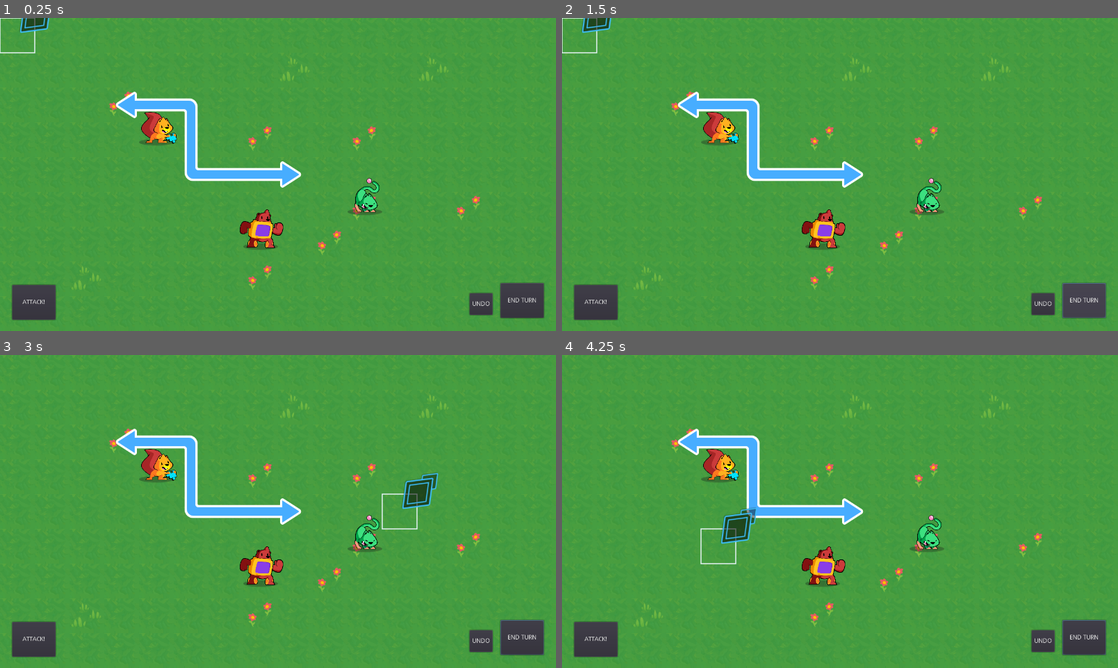
Above: before the commit, frames 1-4 (two rows, left to right).
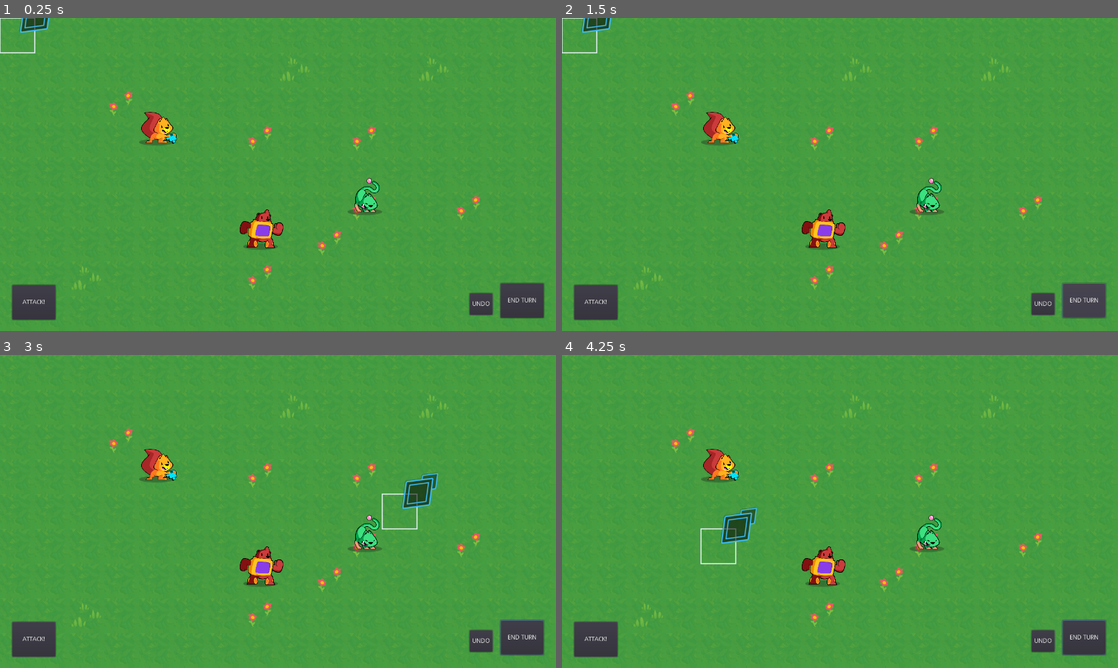
Above: after the commit, the same moments.

Repository: quaaludefood/lorelockers
Game: Godot game, scene res://Main.tscn
Two runs of this game, one before a commit and one after it. Both use one fixed random seed, a clock stepped at 60 frames per second and the inputs below.
Inputs (mouse positions are in pixels of both pictures, inside the frame that each line leads up to):
- Up to frame 1 (0.25 s): no input
- Up to frame 2 (1.5 s): click "ATTACK!" at 0.5 s; click "END TURN" at 1.25 s
- Up to frame 3 (3 s): click "UNDO" at 2 s; tap Enter (ui_accept) at 2.75 s; move the mouse to (400, 495) at 2.77 s; press the mouse at (400, 495) at 2.78 s; hold Right (ui_right) from 2.78 s (still down)
- Up to frame 4 (4.25 s): tap Enter (ui_accept) at 3.02, 3.5, 3.77 s; move the mouse to (728, 527) at 3.52 s; release Right (ui_right) at 3.53 s; release the mouse at (728, 527) at 3.53 s; hold Down (ui_down) from 3.53 s (still down); click (728, 527) at 3.6 s

The runs differ from the first frame. In frame 1, 2.1% of the frame differs, in the area x 20-55%, y 23-55%; in frame 2, 2.1%; in frame 3, 2.1%; in frame 4, 2.1%.
Error in both runs: Trying to assign value of type 'Node' to a variable of type 'Node2D'. (res://UserInterface/AttackButton.gd:4)

Commit message:
Attack overlay and cursor working!
Signed-off-by: plxpm5@gmail.com <philippa@thefusionworks.com>

Diff:
--- /dev/null
+++ b/GameBoard/Attack/Attack1Path.gd
@@ -0,0 +1,29 @@
+## Draws the unit's movement path using an autotile.
+class_name Attack1Path
+extends TileMap
+
+export var grid: Resource
+
+var _pathfinder: PathFinder
+var current_path := PoolVector2Array()
+
+
+## Creates a new PathFinder that uses the AStar algorithm to find a path between two cells among
+## the `walkable_cells`.
+func initialize(walkable_cells: Array) -> void:
+	_pathfinder = PathFinder.new(grid, walkable_cells)
+
+
+## Finds and draws the path between `cell_start` and `cell_end`
+func draw(cell_start: Vector2, cell_end: Vector2) -> void:
+	clear()
+	current_path = _pathfinder.calculate_point_path(cell_start, cell_end)
+	if len(current_path) > 0:
+		set_cellv(current_path[-1], 0)
+		update_bitmask_region()
+
+
+## Stops drawing, clearing the drawn path and the `_pathfinder`.
+func stop() -> void:
+	_pathfinder = null
+	clear()
--- /dev/null
+++ b/GameBoard/Attack/Attack1Path.tscn
@@ -0,0 +1,28 @@
+[gd_scene load_steps=5 format=2]
+
+[ext_resource path="res://GameBoard/Attack/Attack_1.png" type="Texture" id=1]
+[ext_resource path="res://GameBoard/Attack/Attack1Path.gd" type="Script" id=2]
+[ext_resource path="res://GameBoard/Grid.tres" type="Resource" id=3]
+
+[sub_resource type="TileSet" id=1]
+0/name = "Attack_1.png 0"
+0/texture = ExtResource( 1 )
+0/tex_offset = Vector2( 0, 0 )
+0/modulate = Color( 1, 1, 1, 1 )
+0/region = Rect2( 0, 0, 80, 80 )
+0/tile_mode = 0
+0/occluder_offset = Vector2( 0, 0 )
+0/navigation_offset = Vector2( 0, 0 )
+0/shape_offset = Vector2( 0, 0 )
+0/shape_transform = Transform2D( 1, 0, 0, 1, 0, 0 )
+0/shape_one_way = false
+0/shape_one_way_margin = 0.0
+0/shapes = [  ]
+0/z_index = 0
+
+[node name="Attack1Path" type="TileMap"]
+tile_set = SubResource( 1 )
+cell_size = Vector2( 80, 80 )
+format = 1
+script = ExtResource( 2 )
+grid = ExtResource( 3 )
--- a/GameBoard/GameBoard.gd
+++ b/GameBoard/GameBoard.gd
@@ -15,15 +15,20 @@
 var _last_moved_unit: Unit
 var _active_unit_starting_position :=  Vector2.ZERO
 var _walkable_cells := []
+var _attack_mode:= false
 
 onready var _unit_overlay: UnitOverlay = $UnitOverlay
+onready var _attack_overlay: AttackOverlay = $AttackOverlay
 onready var _unit_path: UnitPath = $UnitPath
+onready var _attack1_path: Attack1Path = $Attack1Path
 onready var _undobutton: Button = get_node("../../UserInterface/UndoButton")
+onready var _attackbutton: Button = get_node("../../UserInterface/AttackButton")
 
 
 func _ready() -> void:
 	_reinitialize()
 	_undobutton.connect("undo_pressed", self, "undo_move")
+	_attackbutton.connect("attack_pressed", self, "scope_attack")
 
 func undo_move()-> void:
 
@@ -32,6 +37,14 @@
 	_last_moved_unit.cell = grid.calculate_grid_coordinates(_active_unit_starting_position)
 	_last_moved_unit.set_can_move(true)
 	_units[_last_moved_unit.cell] = _last_moved_unit
+
+func scope_attack()-> void:
+	_attack_mode = true
+	var _max_range: int = 4
+	var _range := []
+	_range = _flood_fill(_last_moved_unit.cell, _max_range)
+	_attack_overlay.draw(_range)
+	_attack1_path.initialize(_range)
 
 func _unhandled_input(event: InputEvent) -> void:
 	if _active_unit and event.is_action_pressed("ui_cancel"):
@@ -54,7 +67,6 @@
 ## Returns an array of cells a given unit can walk using the flood fill algorithm.
 func get_walkable_cells(unit: Unit) -> Array:
 	var array := []
-	print(" get_walkable_cells - unit can move" , unit.can_move)
 	if unit.can_move:
 		array = _flood_fill(unit.cell, unit.move_range)
 	else:
@@ -156,7 +168,9 @@
 
 ## Updates the interactive path's drawing if there's an active and selected unit.
 func _on_Cursor_moved(new_cell: Vector2) -> void:
-	if _active_unit and _active_unit.is_selected:
+	if _attack_mode == true:
+		_attack1_path.draw(_last_moved_unit.cell, new_cell)
+	elif _active_unit and _active_unit.is_selected:
 		_unit_path.draw(_active_unit.cell, new_cell)
 
 func get_last_moved_unit() -> Unit:
--- a/GameBoard/UnitPath.tscn
+++ b/GameBoard/UnitPath.tscn
@@ -8,6 +8,5 @@
 tile_set = ExtResource( 2 )
 cell_size = Vector2( 80, 80 )
 format = 1
-tile_data = PoolIntArray( 131075, 0, 131075, 131076, 0, 1, 131077, 0, 65537, 196613, 0, 2, 262149, 0, 131072, 262150, 0, 1, 262151, 0, 1, 262152, 0, 65539 )
 script = ExtResource( 1 )
 grid = ExtResource( 3 )
--- a/Main.tscn
+++ b/Main.tscn
@@ -12,6 +12,8 @@
 [ext_resource path="res://Background/Map.tscn" type="PackedScene" id=10]
 [ext_resource path="res://UserInterface/UserInterface.tscn" type="PackedScene" id=11]
 [ext_resource path="res://CombatAction/CombatAction.tscn" type="PackedScene" id=12]
+[ext_resource path="res://UnitOverlay/AttackOverlay.tscn" type="PackedScene" id=13]
+[ext_resource path="res://GameBoard/Attack/Attack1Path.tscn" type="PackedScene" id=14]
 
 [sub_resource type="Curve2D" id=3]
 resource_local_to_scene = true
@@ -40,6 +42,12 @@
 [node name="GameBoard" type="YSort" parent="UserInterface"]
 script = ExtResource( 3 )
 grid = ExtResource( 4 )
+
+[node name="AttackOverlay" parent="UserInterface/GameBoard" instance=ExtResource( 13 )]
+modulate = Color( 1, 1, 1, 0.392157 )
+light_mask = 0
+
+[node name="Attack1Path" parent="UserInterface/GameBoard" instance=ExtResource( 14 )]
 
 [node name="UnitOverlay" parent="UserInterface/GameBoard" instance=ExtResource( 5 )]
 
--- /dev/null
+++ b/UnitOverlay/AttackOverlay.gd
@@ -0,0 +1,10 @@
+## Draws a selected unit's walkable tiles.
+class_name AttackOverlay
+extends TileMap
+
+
+## Fills the tilemap with the cells, giving a visual representation of the cells a unit can walk.
+func draw(cells: Array) -> void:
+	clear()
+	for cell in cells:
+		set_cellv(cell, 0)
--- /dev/null
+++ b/UnitOverlay/AttackOverlay.tscn
@@ -0,0 +1,26 @@
+[gd_scene load_steps=4 format=2]
+
+[ext_resource path="res://UnitOverlay/tileset_attack_overlay.svg" type="Texture" id=1]
+[ext_resource path="res://UnitOverlay/AttackOverlay.gd" type="Script" id=2]
+
+[sub_resource type="TileSet" id=1]
+0/name = "tileset_attack_overlay.svg 0"
+0/texture = ExtResource( 1 )
+0/tex_offset = Vector2( 0, 0 )
+0/modulate = Color( 1, 1, 1, 1 )
+0/region = Rect2( 0, 0, 80, 80 )
+0/tile_mode = 0
+0/occluder_offset = Vector2( 0, 0 )
+0/navigation_offset = Vector2( 0, 0 )
+0/shape_offset = Vector2( 0, 0 )
+0/shape_transform = Transform2D( 1, 0, 0, 1, 0, 0 )
+0/shape_one_way = false
+0/shape_one_way_margin = 0.0
+0/shapes = [  ]
+0/z_index = 0
+
+[node name="AttackOverlay" type="TileMap"]
+tile_set = SubResource( 1 )
+cell_size = Vector2( 80, 80 )
+format = 1
+script = ExtResource( 2 )
--- /dev/null
+++ b/UnitOverlay/tileset_attack_overlay.svg
@@ -0,0 +1,16 @@
+<?xml version="1.0" encoding="UTF-8" standalone="no"?>
+<svg xmlns:dc="http://purl.org/dc/elements/1.1/" xmlns:cc="http://creativecommons.org/ns#" xmlns:rdf="http://www.w3.org/1999/02/22-rdf-syntax-ns#" xmlns:svg="http://www.w3.org/2000/svg" xmlns="http://www.w3.org/2000/svg" width="80" height="80" viewBox="0 0 21.166666 21.166667" version="1.1" id="svg8" fill="#ff4136">
+  <defs id="defs2"/>
+  <metadata id="metadata5">
+    <rdf:RDF>
+      <cc:Work rdf:about="">
+        <dc:format>image/svg+xml</dc:format>
+        <dc:type rdf:resource="http://purl.org/dc/dcmitype/StillImage"/>
+        <dc:title/>
+      </cc:Work>
+    </rdf:RDF>
+  </metadata>
+  <g id="layer1" transform="translate(0,-11.249975)">
+    <rect style="fill: #ff4136;stroke-width:4.23299;stroke-linecap:round;paint-order:markers stroke fill;stop-color:#000000;fill-opacity:1" id="rect1461" width="21.166666" height="21.166666" x="0" y="11.249975" ry="5.615596e-07"/>
+  </g>
+</svg>
--- a/Units/Unit.gd
+++ b/Units/Unit.gd
@@ -60,11 +60,9 @@
 
 func set_can_move(value: bool) -> void:
 	can_move = value
-	print(self.get_name(), "- can move is: ", self.can_move)
 
 func set_can_attack(value: bool) -> void:
 	can_attack = value
-	print(self.get_name(), "- can attack is: ", self.can_attack)
 
 
 func set_skin(value: Texture) -> void:
--- a/UserInterface/AttackButton.gd
+++ b/UserInterface/AttackButton.gd
@@ -4,16 +4,10 @@
 onready var rootnode: Node2D = get_tree().root.get_child(0)
 onready var gameboard: GameBoard = rootnode.get_node("UserInterface/GameBoard")
 
-#func _on_Button_button_up() -> void:
-#	print(gameboard)
-#	for object in gameboard.get_children():
-#		if object.is_class("Path2D"):
-#			object.set_can_attack(true)
-#			object.set_can_move(true)
-#
+
+signal attack_pressed
 
 
 func _on_AttackButton_button_up() -> void:
-	print("Attack pressed!")
 	var unit = gameboard.get_last_moved_unit()
-	print(unit)
+	emit_signal("attack_pressed")
--- a/project.godot
+++ b/project.godot
@@ -9,10 +9,20 @@
 config_version=4
 
 _global_script_classes=[ {
+"base": "TileMap",
+"class": "Attack1Path",
+"language": "GDScript",
+"path": "res://GameBoard/Attack/Attack1Path.gd"
+}, {
 "base": "Button",
 "class": "AttackButton",
 "language": "GDScript",
 "path": "res://UserInterface/AttackButton.gd"
+}, {
+"base": "TileMap",
+"class": "AttackOverlay",
+"language": "GDScript",
+"path": "res://UnitOverlay/AttackOverlay.gd"
 }, {
 "base": "Node",
 "class": "CombatAction",
@@ -65,7 +75,9 @@
 "path": "res://GameBoard/UnitPath.gd"
 } ]
 _global_script_class_icons={
+"Attack1Path": "",
 "AttackButton": "",
+"AttackOverlay": "",
 "CombatAction": "",
 "Cursor": "",
 "EndTurnButton": "",
Binary file added: GameBoard/Attack/Attack_1.png
Not shown, added: GameBoard/Attack/Attack_1.png.import
Not shown: 1 places in Main.tscn that only renumber resources
Not shown, added: UnitOverlay/tileset_attack_overlay.svg.import
